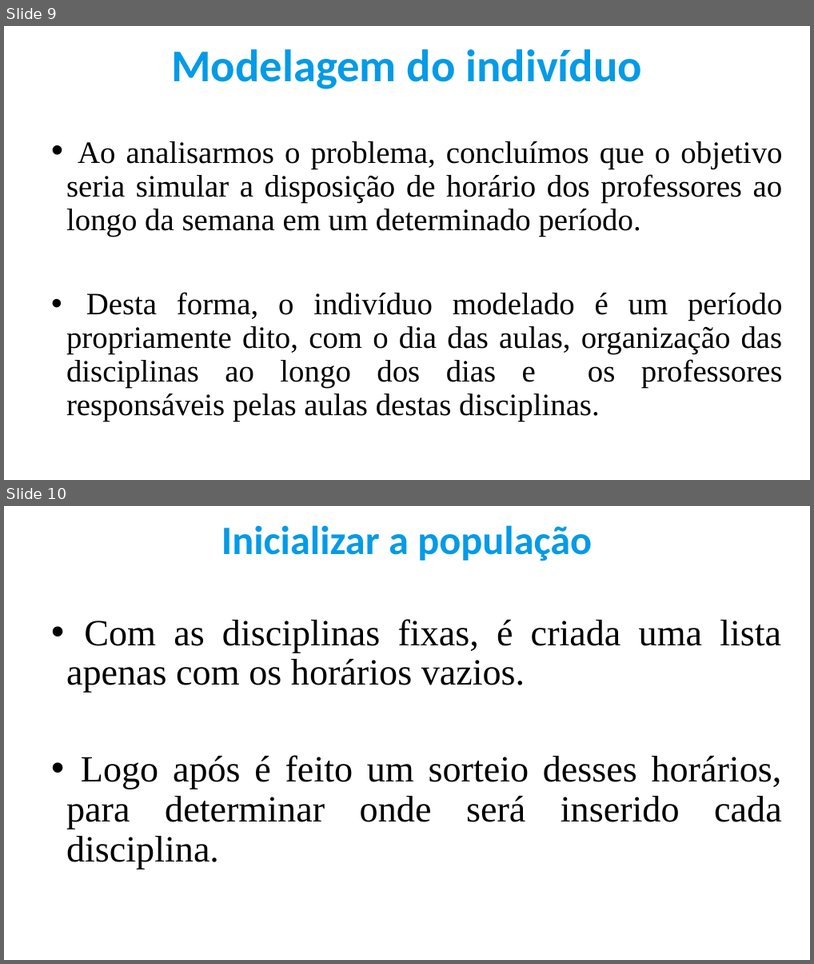
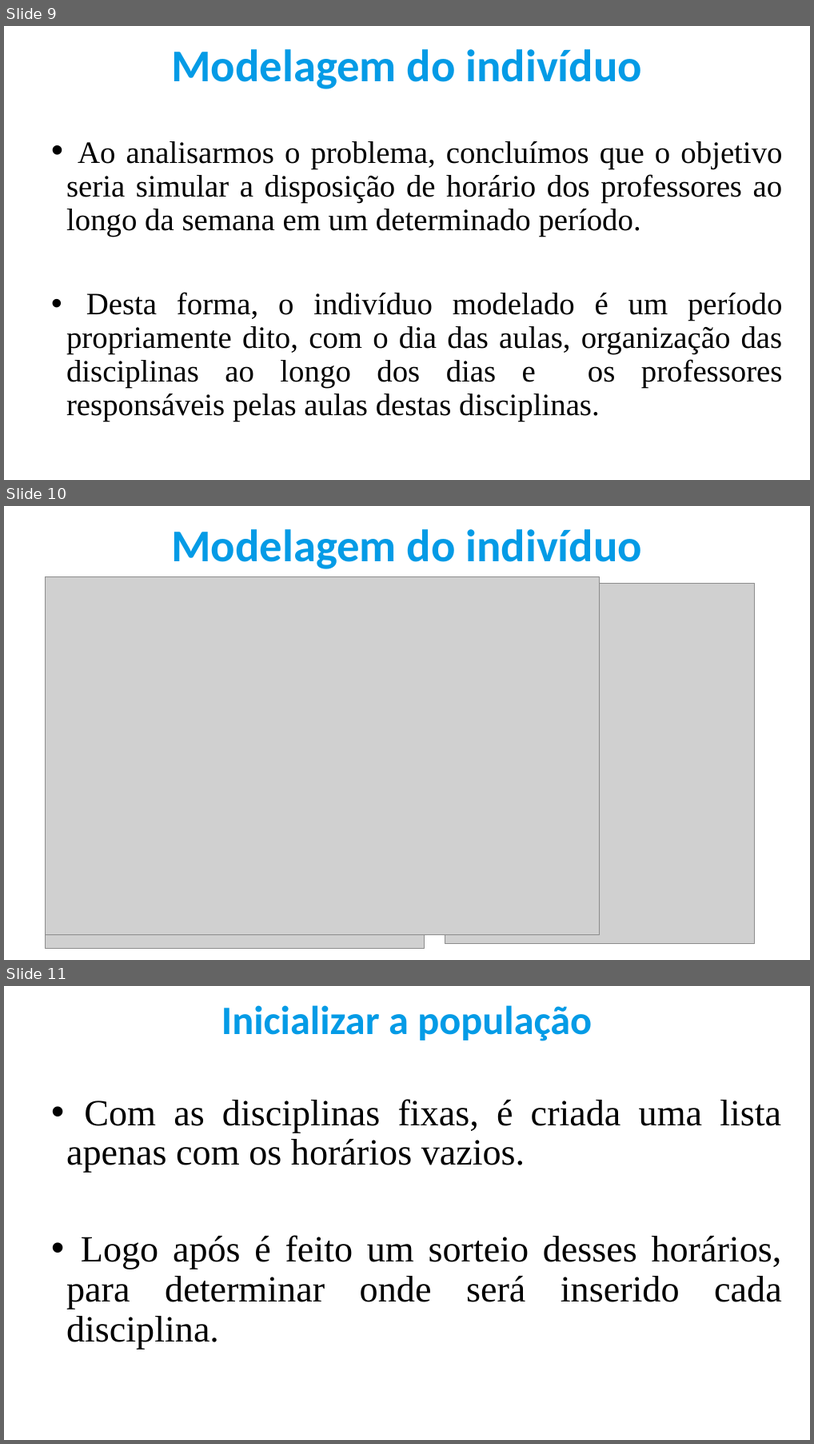
Before and after one commit to IgorSantos1996/GeneticAlgorithms, a slide deck: Apresentação.pptx. Shown one above the other, each under a label of ours: slides 9 and 10 before the commit, slides 9, 10 and 11 after it. The pictures are 814x964 and 814x1444 pixels, drawn with LibreOffice and Linux fonts; fonts in the diff are those of the drawing; grey boxes stand for pictures. Boxes give left, top, right and bottom in pixels: in the first picture for what was removed or moved away, otherwise in the second. Text is boxed around its words. In the diff, an @@ line names an element or a change of style, - is before the commit and + after.

```diff
--- a/Apresentação.pptx
+++ b/Apresentação.pptx
@@ slide 10 added at (x1=4, y1=506, x2=810, y2=960), background #FFFFFF @@
@@ text added at (x1=171, y1=529, x2=643, y2=569), 54 pt, text #049BE6, bold @@
+Modelagem do indivíduo
@@ picture added at (x1=46, y1=576, x2=600, y2=934) @@
@@ picture added at (x1=46, y1=584, x2=425, y2=948) @@
@@ picture added at (x1=445, y1=584, x2=754, y2=943) @@
@@ what was slide 10 is now slide 11 @@
```
Also in this commit, not shown: 3 other slides added.
